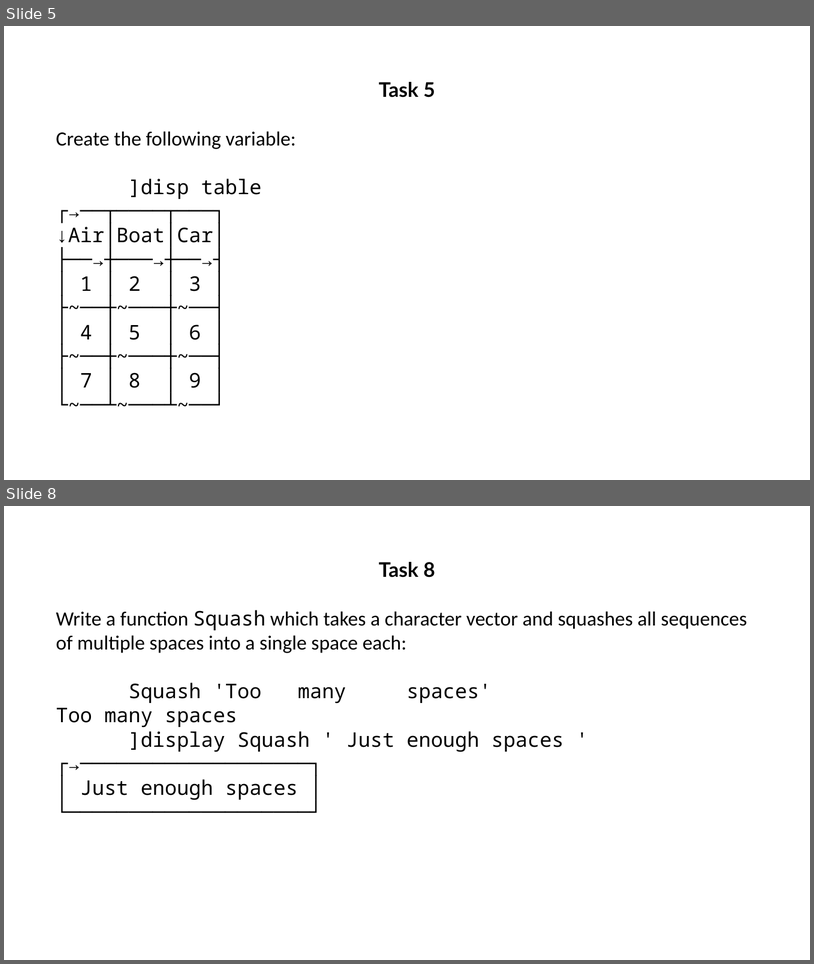
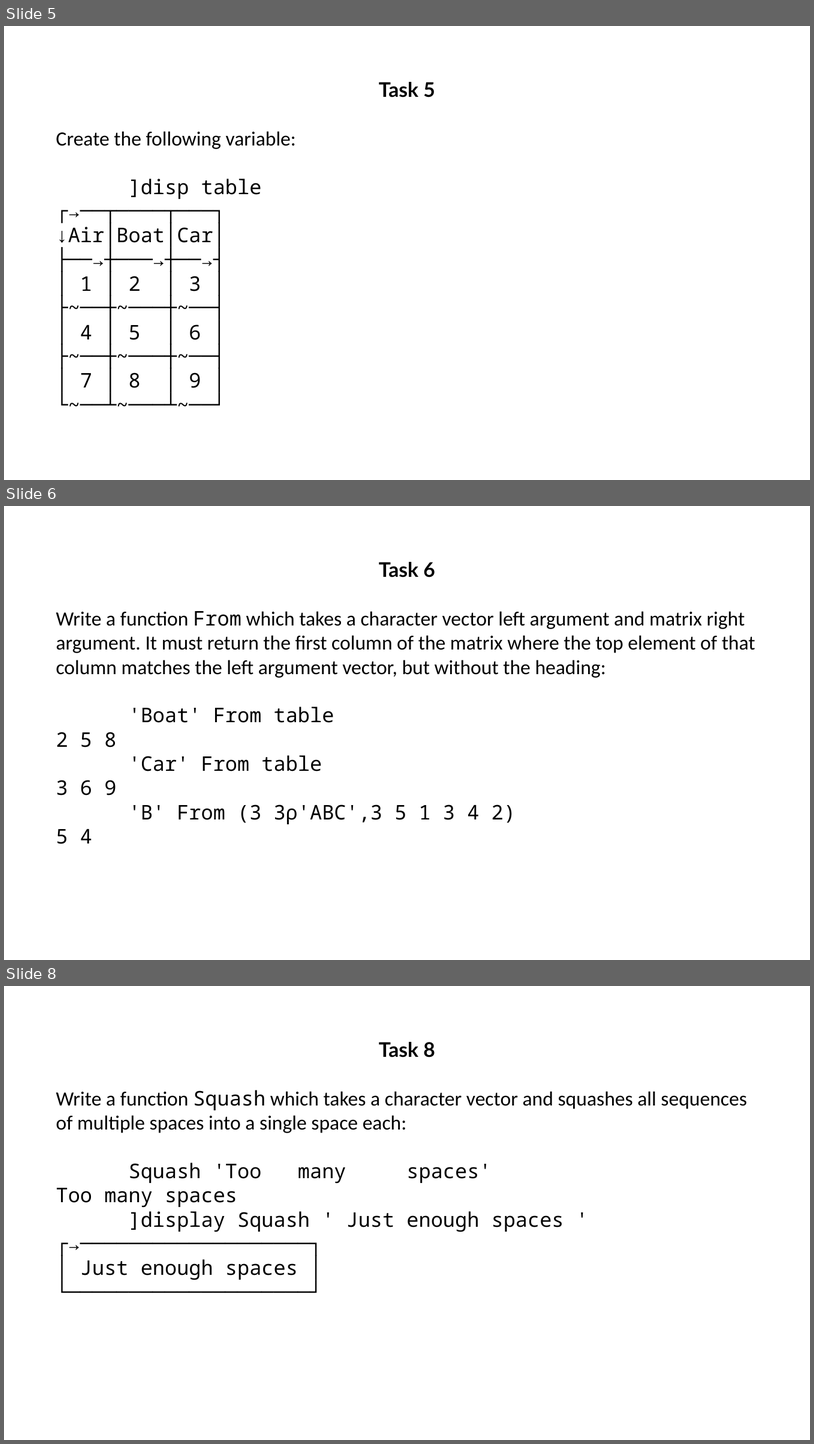
Before and after one commit to abrudz/tasks, a slide deck: tasks7.pptx. Shown one above the other, each under a label of ours: slides 5 and 8 before the commit, slides 5, 6 and 8 after it; the slides between them are not shown. The pictures are 814x964 and 814x1444 pixels, drawn with LibreOffice and Linux fonts; fonts in the diff are those of the drawing. Boxes give left, top, right and bottom in pixels: in the first picture for what was removed or moved away, otherwise in the second. Text is boxed around its words. In the diff, an @@ line names an element or a change of style, - is before the commit and + after.

```diff
--- a/tasks7.pptx
+++ b/tasks7.pptx
@@ slide 6 added at (4, 506, 810, 960), background #FFFFFF @@
@@ text added at (56, 562, 756, 824), 24 pt, text #000000 @@
+Task 6
+Write a function From which takes a character vector left argument and matrix right argument. It must return the first column of the matrix where the top element of that column matches the left argument vector, but without the heading:
+'Boat' From table
+2 5 8
+'Car' From table
+3 6 9
+'B' From (3 3⍴'ABC',3 5 1 3 4 2)
+5 4
```
Also in this commit, not shown: 1 slide changed, 1 other slide added, 2 slides removed, 1 other file.
